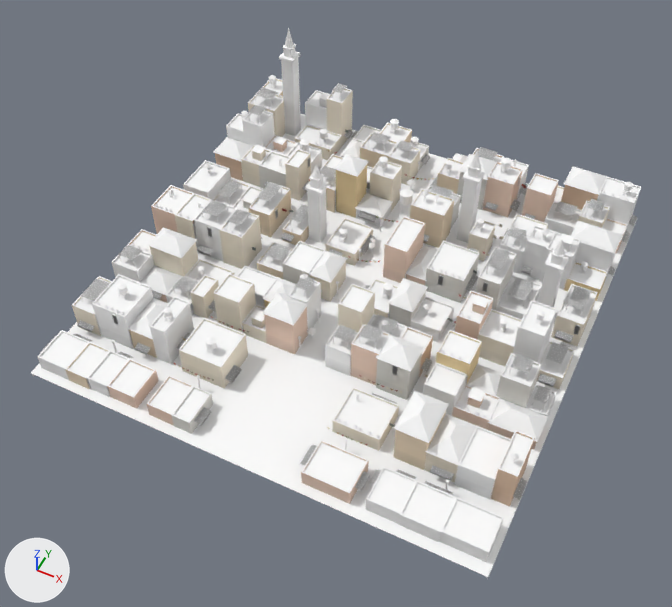
The glTF model godot/assets/kit/town/ordo_back_mid.glb: old version first, new version second.
One viewpoint serves both versions: a 50 mm camera at (57.1, -60.0, 149.9) aimed at (0.1, 54.1, 7.3). Arrows for +X, +Y and +Z are at lower left; the lights stay in place. The first picture is the older version. Vertices at exactly the same position are counted once.

Objects in the first picture: 'ordo_back_mid'.
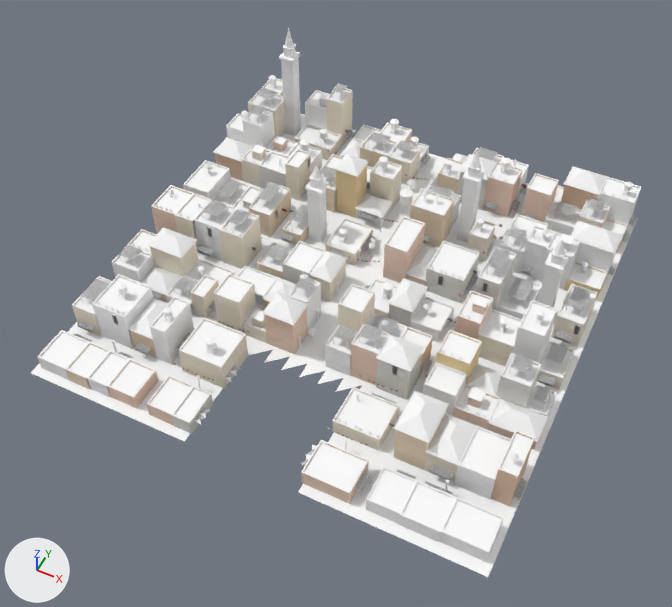
What differs and where, as boxes (x1, y1, x2, y2) in the pictures (672 x 607 px):
part 1 of me_ordo_back_mid, deleted: before (185, 350, 362, 492)

Edits to the bpy script that builds the scene:
```text
Change me_ordo_back_mid:
    used by ob_ordo_back_mid; location = (0.0, 0.0, 0.0)
    remove me_ordo_back_mid.from_pydata(...)  # 10973 vertices, 13833 faces; spans x -48.6..48.6, y 14.7..114.5, z 0.0..31.4
    add me_ordo_back_mid.from_pydata(...)  # 10934 vertices, 13719 faces; spans x -48.6..48.6, y 14.7..114.5, z 0.0..31.4
    me_ordo_back_mid part 1
    39 vertices are removed from x -10.3..10.4, y 14.7..33.9, z 1.5..3.5
    114 faces are deleted
```
